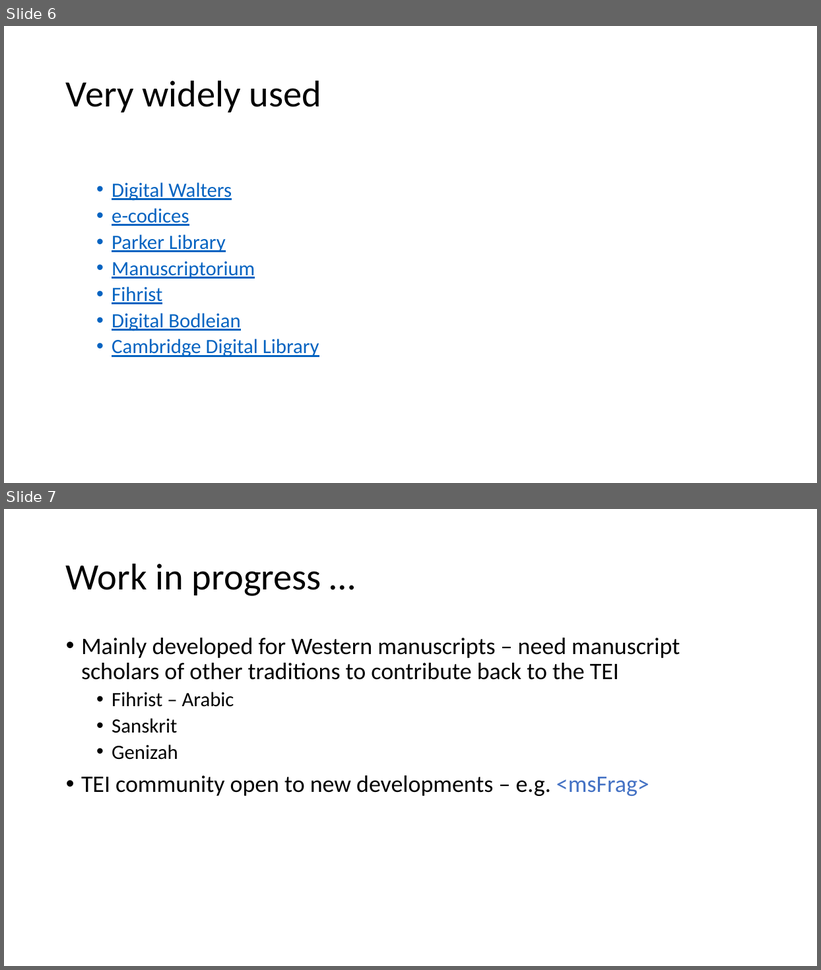
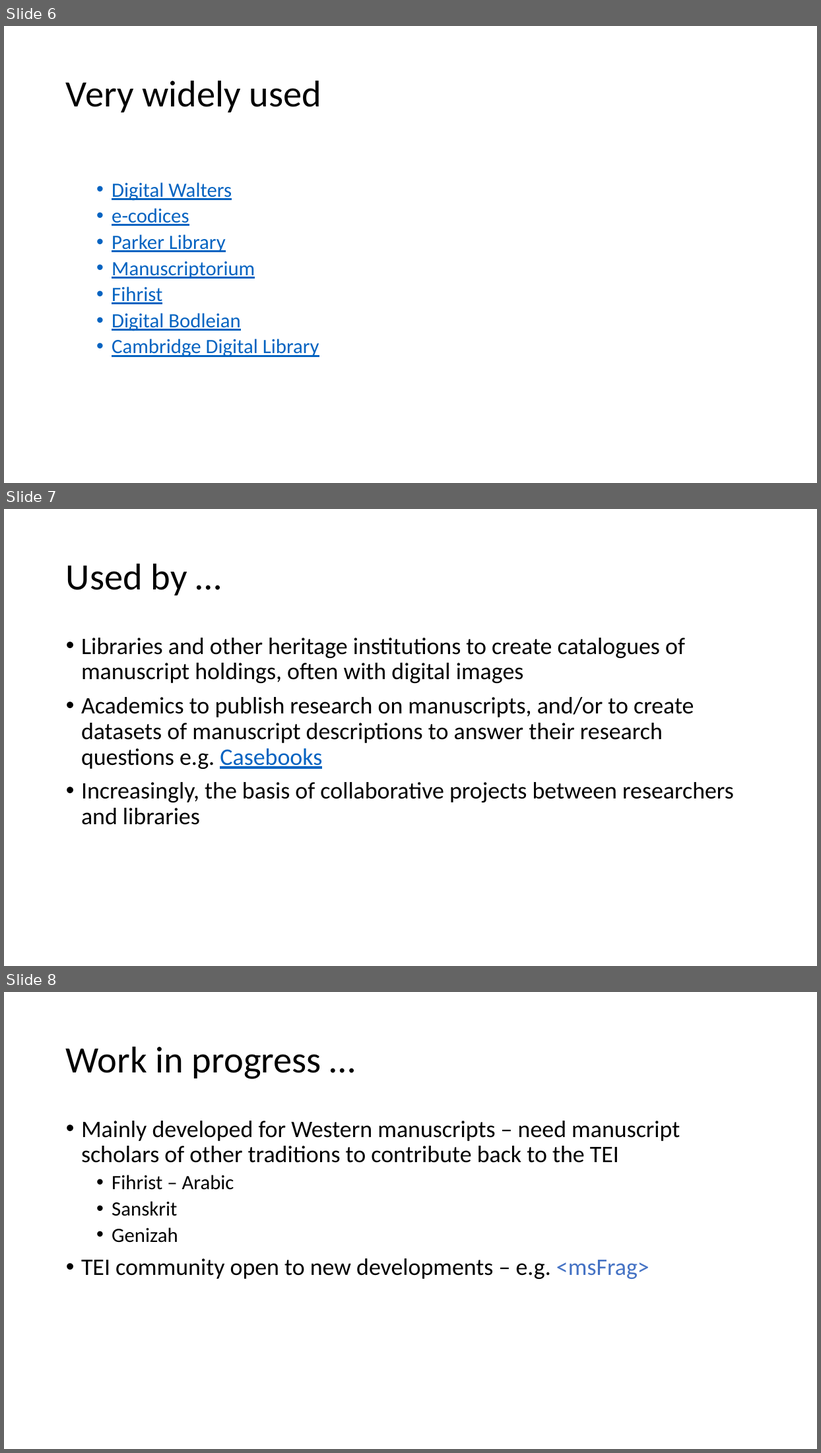
Before and after one commit to eifionjones/dhoxss-2017, a slide deck: dhoxss-2017-msDesc-jones.pptx. Shown one above the other, each under a label of ours: slides 6 and 7 before the commit, slides 6, 7 and 8 after it. The pictures are 821x970 and 821x1453 pixels, drawn with LibreOffice and Linux fonts; fonts in the diff are those of the drawing. Boxes give left, top, right and bottom in pixels: in the first picture for what was removed or moved away, otherwise in the second. Text is boxed around its words. In the diff, an @@ line names an element or a change of style, - is before the commit and + after.

```diff
--- a/dhoxss-2017-msDesc-jones.pptx
+++ b/dhoxss-2017-msDesc-jones.pptx
@@ slide 7 added at [4, 509, 817, 966], background #FFFFFF @@
@@ title added at [66, 563, 187, 595], 44 pt, text #000000 @@
+Used by …
@@ text added at [81, 638, 734, 825], 28 pt, text #000000 @@
+• Libraries and other heritage institutions to create catalogues of manuscript holdings, often with digital images
+• Academics to publish research on manuscripts, and/or to create datasets of manuscript descriptions to answer their research questions e.g. Casebooks
+• Increasingly, the basis of collaborative projects between researchers and libraries
@@ what was slide 7 is now slide 8 @@
```
